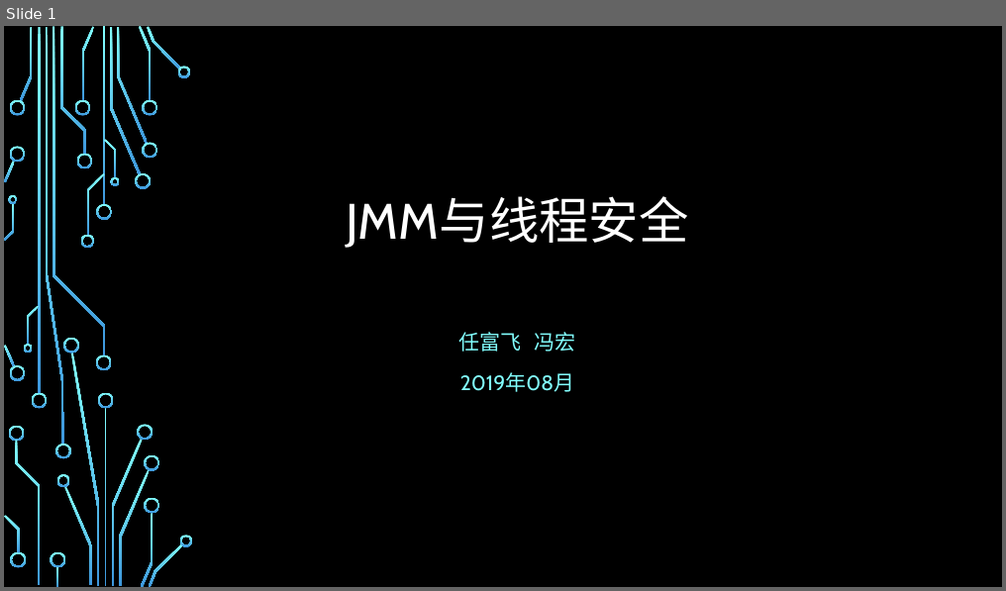
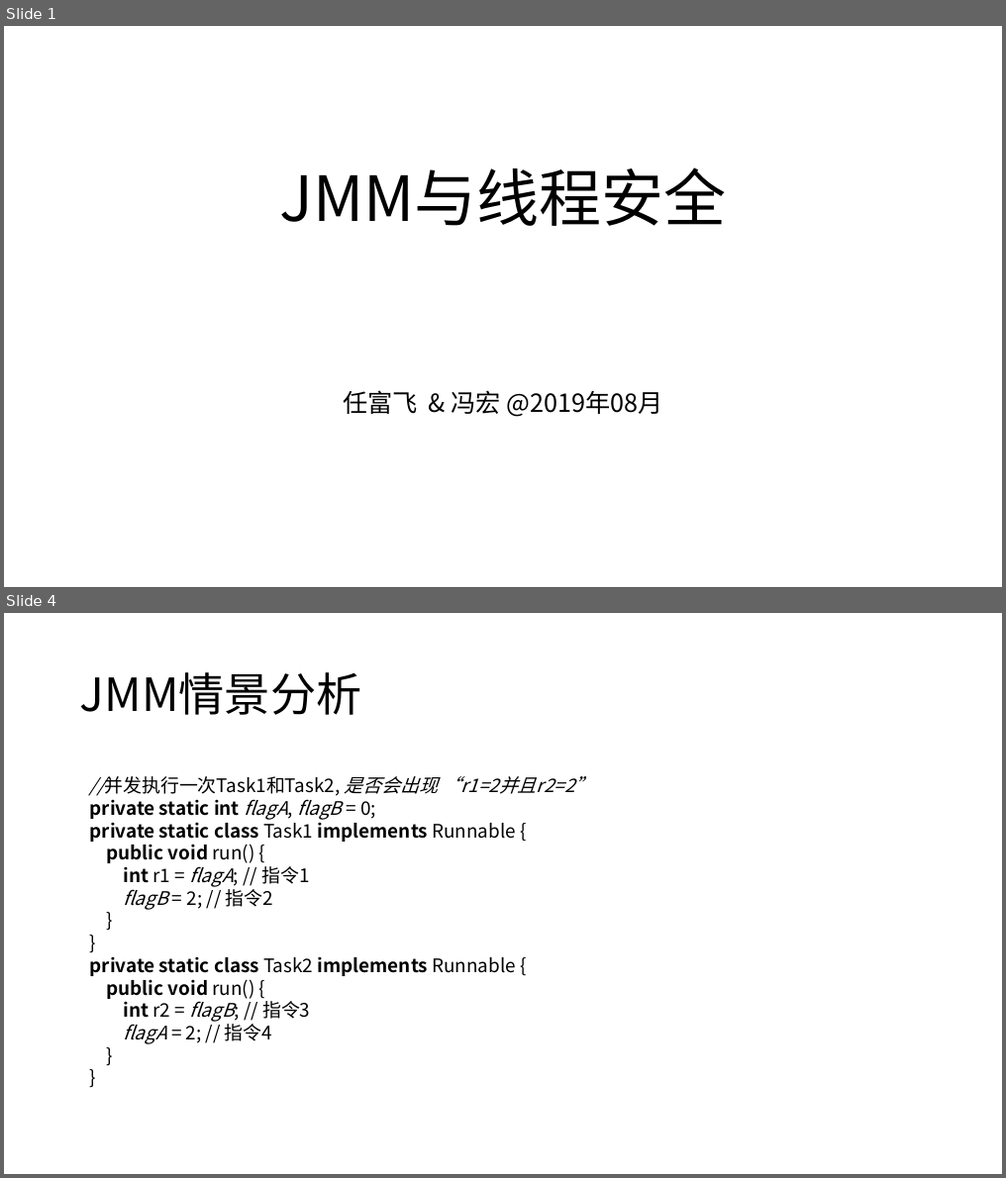
Before and after one commit to cncounter/translation, a slide deck: tiemao_2019/25_jvm_toc/03.JMM与线程安全.pptx. Shown one above the other, each under a label of ours: slide 1 before the commit, slides 1 and 4 after it; the slides between them are not shown. The pictures are 1006x591 and 1006x1178 pixels, drawn with LibreOffice and Linux fonts; fonts in the diff are those of the drawing; background and template pictures are left out. Boxes give left, top, right and bottom in pixels: in the first picture for what was removed or moved away, otherwise in the second. Text is boxed around its words. In the diff, an @@ line names an element or a change of style, - is before the commit and + after.

Commit message:
03.JMM与线程安全

```diff
--- a/tiemao_2019/25_jvm_toc/03.JMM与线程安全.pptx
+++ b/tiemao_2019/25_jvm_toc/03.JMM与线程安全.pptx
@@ slide 4 added at (4, 613, 1002, 1174), background #FFFFFF @@
@@ title added at (80, 672, 362, 715), 44 pt, text #000000 @@
+JMM情景分析
@@ text added at (90, 776, 593, 1045), 18 pt, text #000000 @@
+//并发执行一次Task1和Task2, 是否会出现 “r1=2并且r2=2”
+private static int flagA, flagB = 0;
+private static class Task1 implements Runnable {
+public void run() {
+int r1 = flagA; // 指令1
+flagB = 2; // 指令2
+}
+}
+private static class Task2 implements Runnable {
+public void run() {
+int r2 = flagB; // 指令3
+flagA = 2; // 指令4
+}
+}
@@ slide 1 changed as well @@
@@ background picture (left out) to #FFFFFF @@
@@ title "JMM与线程安全": place and size @@
-title "JMM与线程安全" at (346, 196, 688, 248)
+title "JMM与线程安全" at (279, 168, 726, 226)
@@ title "JMM与线程安全" at (279, 168, 726, 226): size 48 to 60 pt, font Cabin to Noto Sans CJK SC, text colour #FFFFFF to #000000 @@
@@ subtitle at (343, 390, 663, 417): text changed; size 20 to 24 pt; font Cabin to Noto Sans CJK SC; text colour #82FFFF to #000000 @@
-任富飞 冯宏
-2019年08月
+任富飞 & 冯宏 @2019年08月
@@ group removed at (4, 26, 193, 587): 50 freeform shapes, 4 rectangles @@
```
Also in this commit, not shown: 3 other slides changed, 12 other slides added, 7 slides removed, 1 other file.
